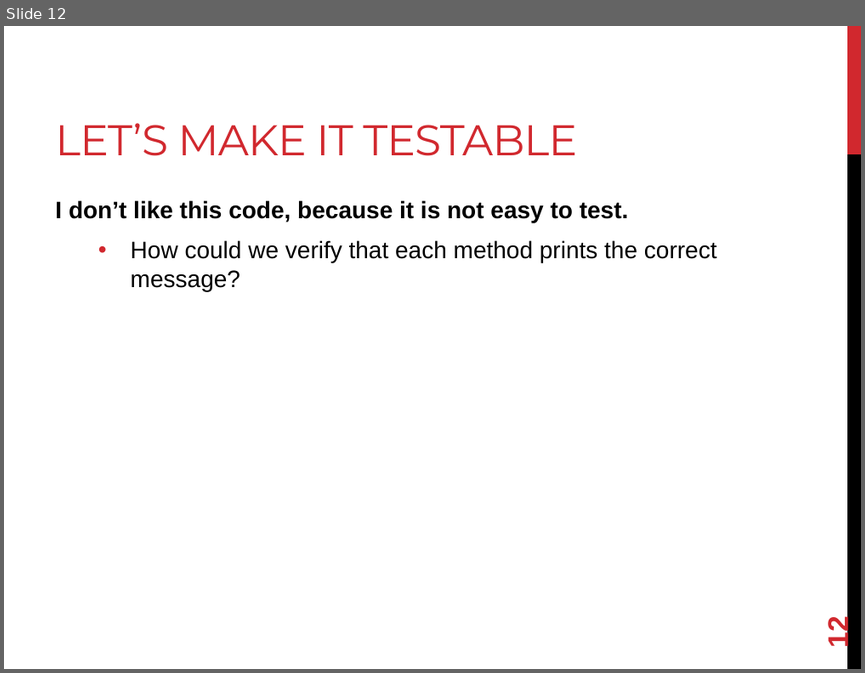
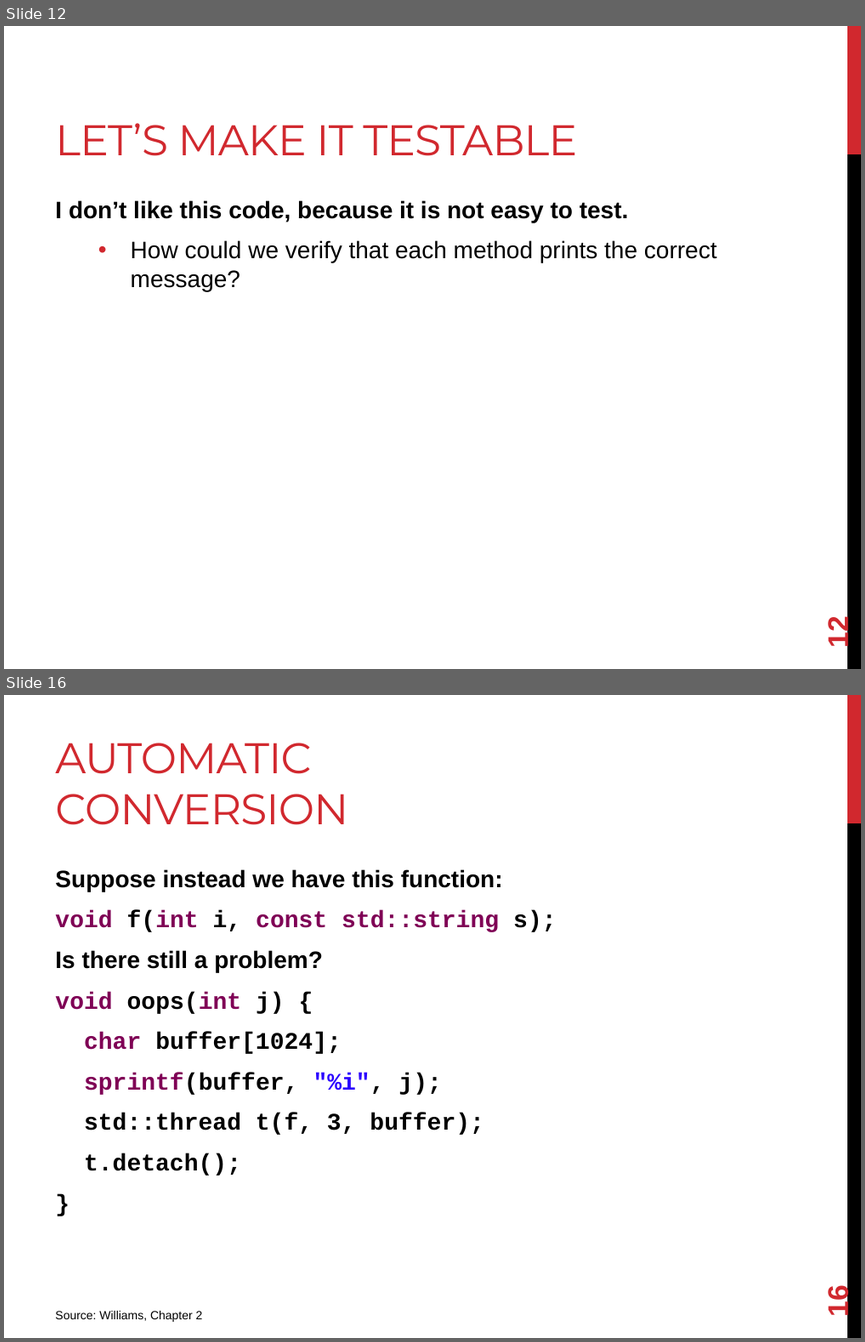
Before and after one commit to joshpeterson/DevelopingConcurrentSoftware, a slide deck: Lectures/Threads/Threads.pptx. Shown one above the other, each under a label of ours: slide 12 before the commit, slides 12 and 16 after it; the slides between them are not shown. The pictures are 865x673 and 865x1342 pixels, drawn with LibreOffice and Linux fonts; fonts in the diff are those of the drawing. Boxes give left, top, right and bottom in pixels: in the first picture for what was removed or moved away, otherwise in the second. Text is boxed around its words. In the diff, an @@ line names an element or a change of style, - is before the commit and + after.

Commit message:
Add information about thread argument passing and thread stopping.

```diff
--- a/Lectures/Threads/Threads.pptx
+++ b/Lectures/Threads/Threads.pptx
@@ slide 16 added at (x1=4, y1=695, x2=861, y2=1338), background #FFFFFF; not listed: 2 template elements that a slide beside it also shows @@
@@ title added at (x1=55, y1=743, x2=348, y2=825), 36 pt, text #D1282E @@
+AUTOMATIC CONVERSION
@@ text added at (x1=55, y1=869, x2=556, y2=1175), 20 pt, text #000000, bold @@
+Suppose instead we have this function:
+void f(int i, const std::string s);
+Is there still a problem?
+void oops(int j) {
+char buffer[1024];
+sprintf(buffer, "%i", j);
+std::thread t(f, 3, buffer);
+t.detach();
+}
@@ page number added at (x1=822, y1=1287, x2=854, y2=1315), 24 pt, text #D1282E, bold @@
+16
@@ text added at (x1=55, y1=1310, x2=203, y2=1321), 10 pt, text #000000 @@
+Source: Williams, Chapter 2
```
Also in this commit, not shown: 1 slide changed, 11 other slides added.
